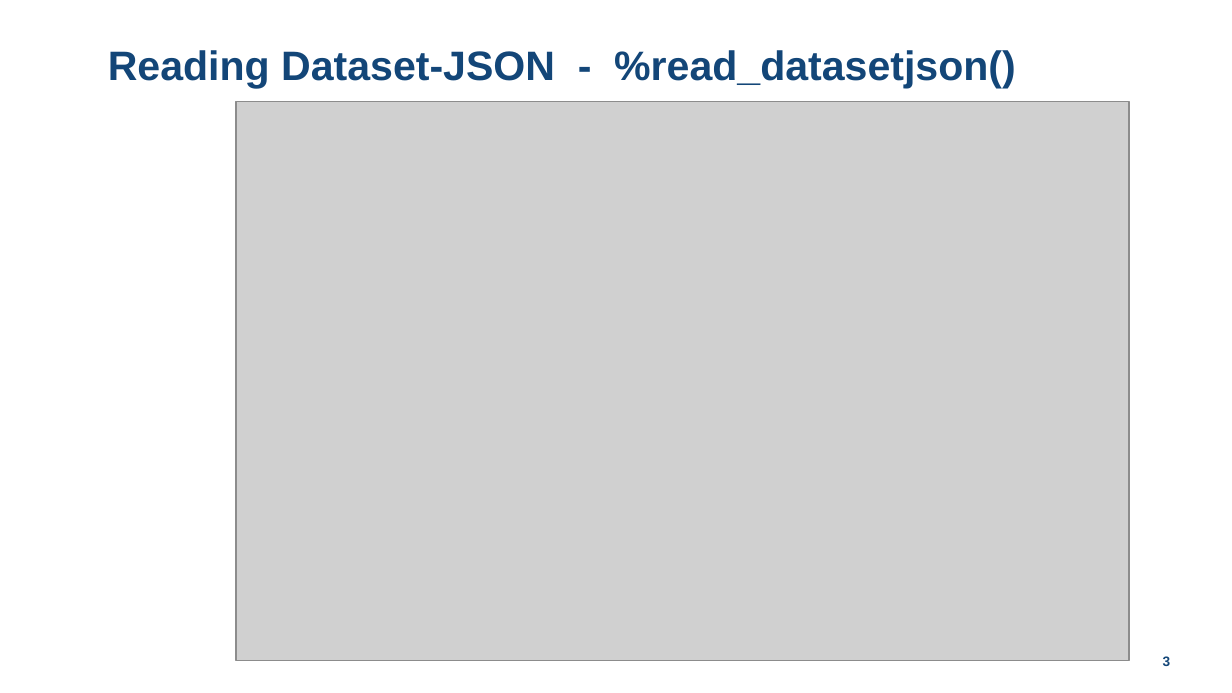
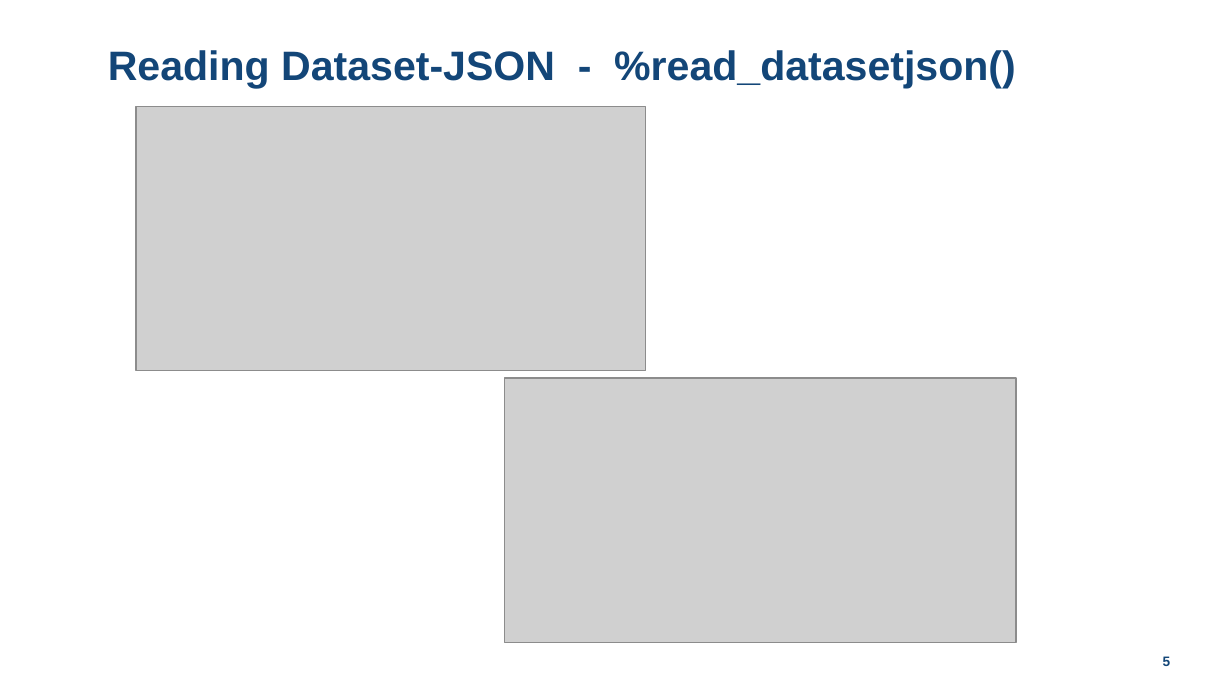
Before and after one commit to lexjansen/dataset-json-sas, a slide deck: slide 5 of doc/Dataset-JSON-Hackathon-SAS-implementation-LexJansen.pptx (slide 3 before the commit). Drawn at 1232x693 pixels with LibreOffice and Linux fonts; fonts in the diff are those of the drawing; grey boxes stand for pictures; background and template pictures are left out. Boxes give left, top, right and bottom in pixels: in the first picture for what was removed or moved away, otherwise in the second. Text is boxed around its words. In the diff, an @@ line names an element or a change of style, - is before the commit and + after.

```diff
--- a/doc/Dataset-JSON-Hackathon-SAS-implementation-LexJansen.pptx
+++ b/doc/Dataset-JSON-Hackathon-SAS-implementation-LexJansen.pptx
@@ picture added at bbox=[136, 107, 646, 371] @@
@@ picture removed at bbox=[237, 101, 1130, 660] @@
@@ picture added at bbox=[504, 378, 1015, 642] @@
@@ page number at bbox=[1163, 656, 1171, 666]: text changed @@
-3
+5
```
Also in this commit, not shown: 6 other files.
